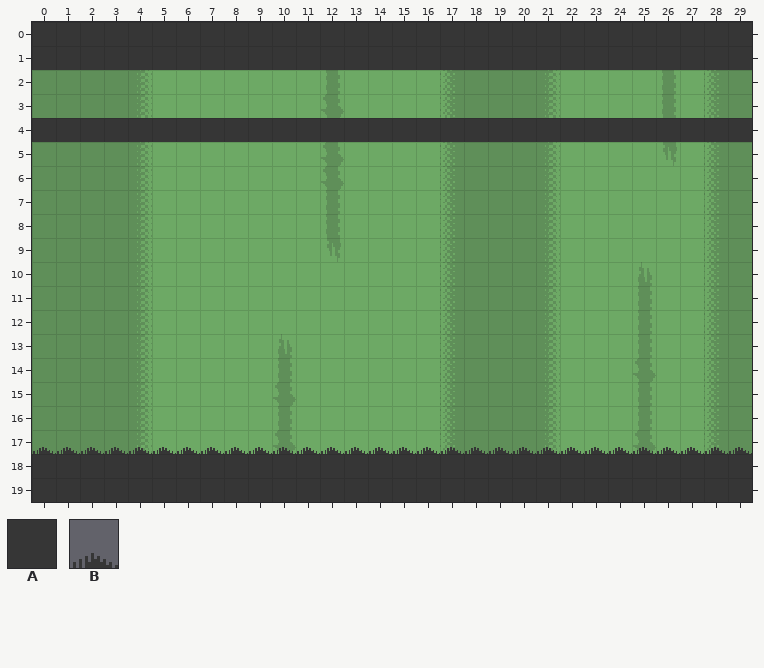
Tiled map (JSON) -- src/assets/maps/map_1B.json. The first picture shows the starting point.
Cells are 16x16 px. Shown: x 0..29, y 0..19.
Key: from "mininicular": A 0, B 51.
_ is an empty cell.
Layers that did not change in this view are not listed.
Layer "ground" before, first column x 0:
 0 AAAAAAAAAAAAAAAAAAAAAAAAAAAAAA
 1 AAAAAAAAAAAAAAAAAAAAAAAAAAAAAA
 2 ______________________________
 3 ______________________________
 4 AAAAAAAAAAAAAAAAAAAAAAAAAAAAAA
 5 ______________________________
 6 ______________________________
 7 ______________________________
 8 ______________________________
 9 ______________________________
10 ______________________________
11 ______________________________
12 ______________________________
13 ______________________________
14 ______________________________
15 ______________________________
16 ______________________________
17 ______________________________
18 AAAAAAAAAAAAAAAAAAAAAAAAAAAAAA
19 AAAAAAAAAAAAAAAAAAAAAAAAAAAAAA
Layer "ground_decoration_a" before, first column x 0:
 0 ______________________________
 1 ______________________________
 2 ______________________________
 3 ______________________________
 4 ______________________________
 5 ______________________________
 6 ______________________________
 7 ______________________________
 8 ______________________________
 9 ______________________________
10 ______________________________
11 ______________________________
12 ______________________________
13 ______________________________
14 ______________________________
15 ______________________________
16 ______________________________
17 BBBBBBBBBBBBBBBBBBBBBBBBBBBBBB
18 ______________________________
19 ______________________________
After the commit:
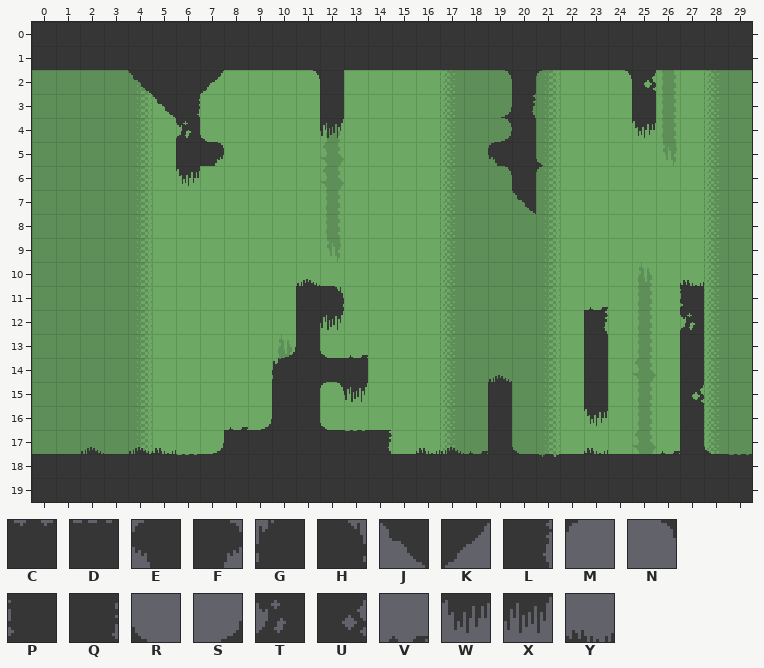
Further tiles: from "mininicular": C 2, D 3, E 8, F 9, G 16, H 17, J 18, K 19, L 25, M 26, N 27, P 32, Q 33, R 34, S 35, T 40, U 41, V 43, W 48, X 49, Y 50.
The commit says: made map_1B a copy of map_1A
Edits made:
Changed rows in their new state; . is an unchanged cell.
Layer "ground":
first column x 0:
 2 .....AA.....A.......A....U....
 3 ......Q.....A.......L....A....
 4 ______T_____________._________
 5 ......AF...........EA.........
 6 ....................A.........
 7 ....................J.........
first column x 6:
11 .....AH..............P..
12 .....A...........L...T..
13 .....A...........A...A..
14 ....GAAA.........A...A..
15 ....AA.......A...A...U..
16 ....AA.......A.......A..
17 ..AAAAADL....A.......A..
18 D..............C.......D
Layer "ground_decoration_a":
first column x 4:
 2 J..K...N.......N.M..N.
 3 .J.............S......
 4 ...R....X......N.....W
 5 .................R....
 6 ..W............N.M....
first column x 0:
10 ...........B...............Y..
11 .......................V......
12 ............X.................
13 ..........S.RV................
14 ...................B..........
15 ............NX................
16 ........VS..R..........W......
17 __._.Y_S________Y.V_R__Y__VVR_
Layer "ground_decoration_b":
first column x 19:
 4 S
first column x 12:
15 M
